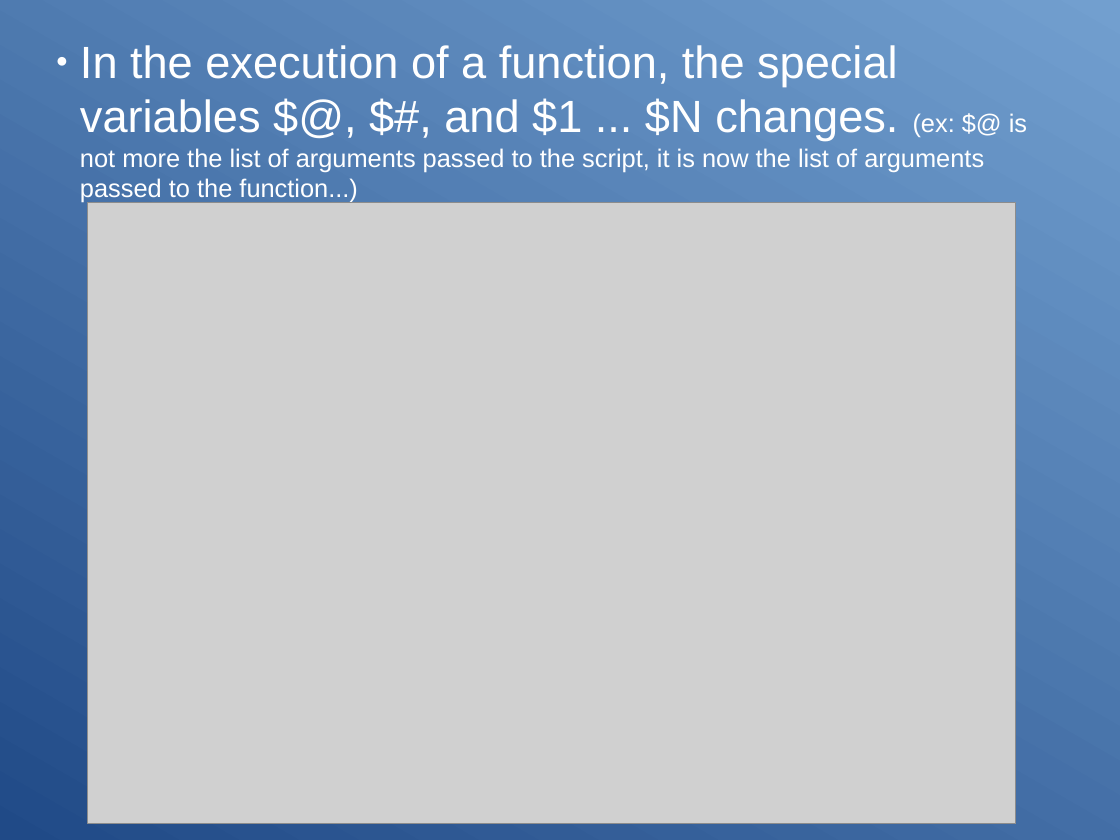
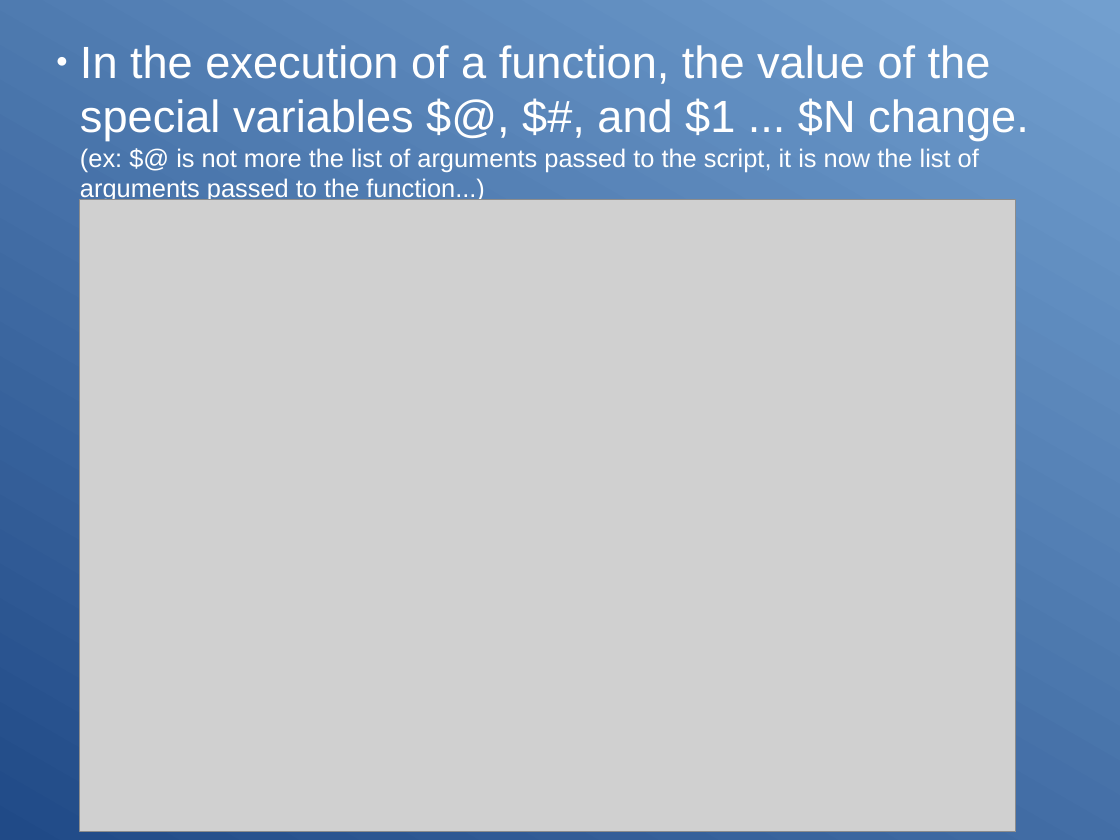
Before and after one commit to Clibre/An-introduction-to-bash, a slide deck: slide 98 of presentation.odp. Drawn at 1120x840 pixels with LibreOffice and Linux fonts; fonts in the diff are those of the drawing; grey boxes stand for pictures. Boxes give left, top, right and bottom in pixels: in the first picture for what was removed or moved away, otherwise in the second. Text is boxed around its words. In the diff, an @@ line names an element or a change of style, - is before the commit and + after.

```diff
--- a/presentation.odp
+++ b/presentation.odp
@@ subtitle at (x1=80, y1=45, x2=1029, y2=203): text changed @@
-● In the execution of a function, the special variables $@, $#, and $1 ... $N changes. (ex: $@ is not more the list of arguments passed to the script, it is now the list of arguments passed to the function...)
+● In the execution of a function, the value of the special variables $@, $#, and $1 ... $N change. (ex: $@ is not more the list of arguments passed to the script, it is now the list of arguments passed to the function...)
@@ picture resized from (x1=88, y1=202, x2=1016, y2=824) to (x1=80, y1=200, x2=1016, y2=832) @@
```
Also in this commit, not shown: 2 other slides changed, 9 slides added, 8 other files.
